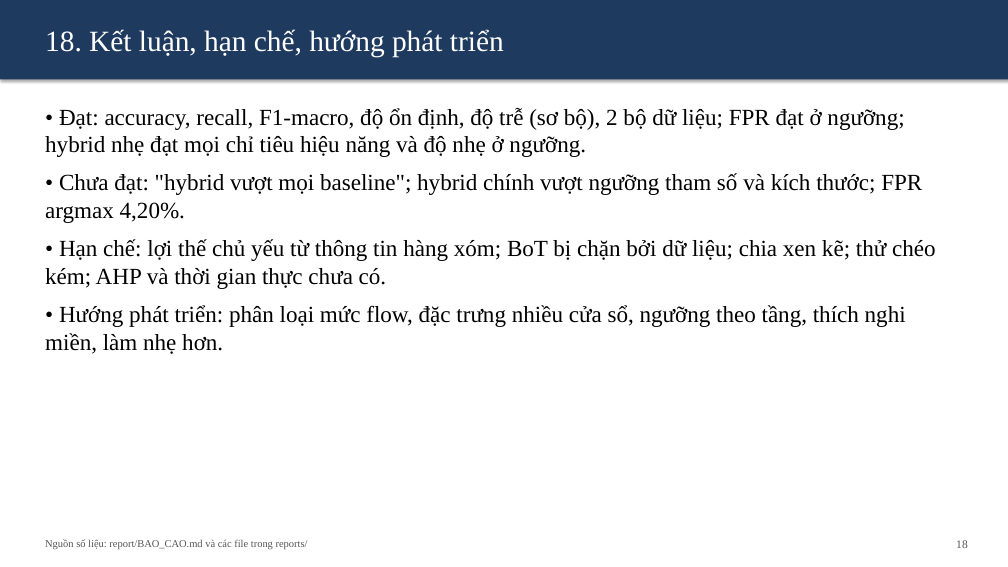
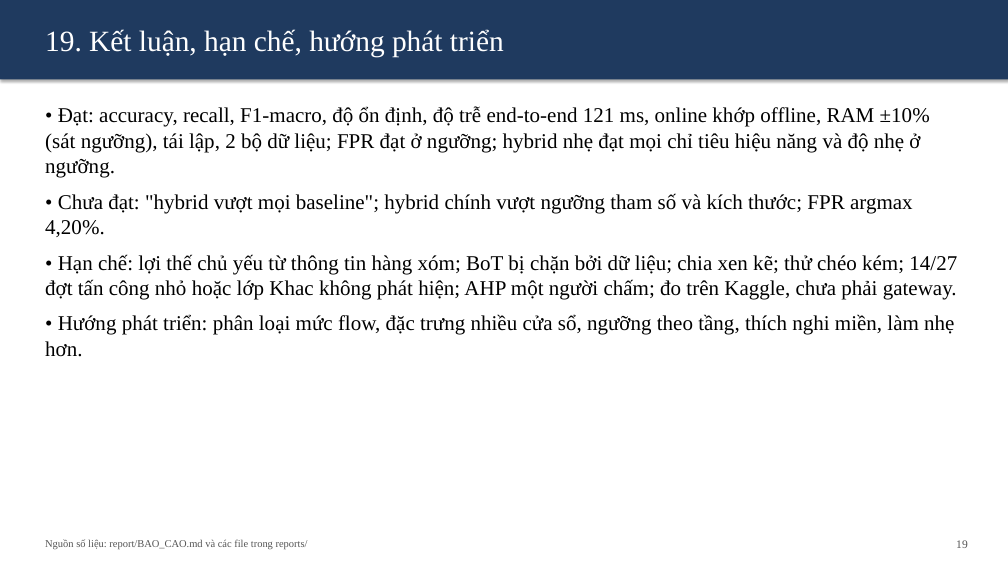
Before and after one commit to minucedev/gnn-iot-ids, a slide deck: slide 19 of report/SLIDE.pptx (slide 18 before the commit). Drawn at 1008x567 pixels with LibreOffice and Linux fonts; fonts in the diff are those of the drawing. Boxes give left, top, right and bottom in pixels: in the first picture for what was removed or moved away, otherwise in the second. Text is boxed around its words. In the diff, an @@ line names an element or a change of style, - is before the commit and + after.

```diff
--- a/report/SLIDE.pptx
+++ b/report/SLIDE.pptx
@@ text at (45,29,504,57): text changed @@
-18. Kết luận, hạn chế, hướng phát triển
+19. Kết luận, hạn chế, hướng phát triển
@@ text at (45,106,930,178): text changed; size 22 to 20 pt @@
-• Đạt: accuracy, recall, F1-macro, độ ổn định, độ trễ (sơ bộ), 2 bộ dữ liệu; FPR đạt ở ngưỡng; hybrid nhẹ đạt mọi chỉ tiêu hiệu năng và độ nhẹ ở ngưỡng.
+• Đạt: accuracy, recall, F1-macro, độ ổn định, độ trễ end-to-end 121 ms, online khớp offline, RAM ±10% (sát ngưỡng), tái lập, 2 bộ dữ liệu; FPR đạt ở ngưỡng; hybrid nhẹ đạt mọi chỉ tiêu hiệu năng và độ nhẹ ở ngưỡng.
@@ text at (45,193,954,357): size 22 to 20 pt in "• Chưa đạt: "hybrid vượt mọi baseline"; ...", "• Hướng phát triển: phân loại mức ..." @@
@@ text at (45,254,957,300): text changed; size 22 to 20 pt @@
-• Hạn chế: lợi thế chủ yếu từ thông tin hàng xóm; BoT bị chặn bởi dữ liệu; chia xen kẽ; thử chéo kém; AHP và thời gian thực chưa có.
+• Hạn chế: lợi thế chủ yếu từ thông tin hàng xóm; BoT bị chặn bởi dữ liệu; chia xen kẽ; thử chéo kém; 14/27 đợt tấn công nhỏ hoặc lớp Khac không phát hiện; AHP một người chấm; đo trên Kaggle, chưa phải gateway.
@@ text at (956,540,968,548): text changed @@
-18
+19
```
Also in this commit, not shown: 1 other slide changed, 2 slides added, 1 slide removed, 10 other files.
